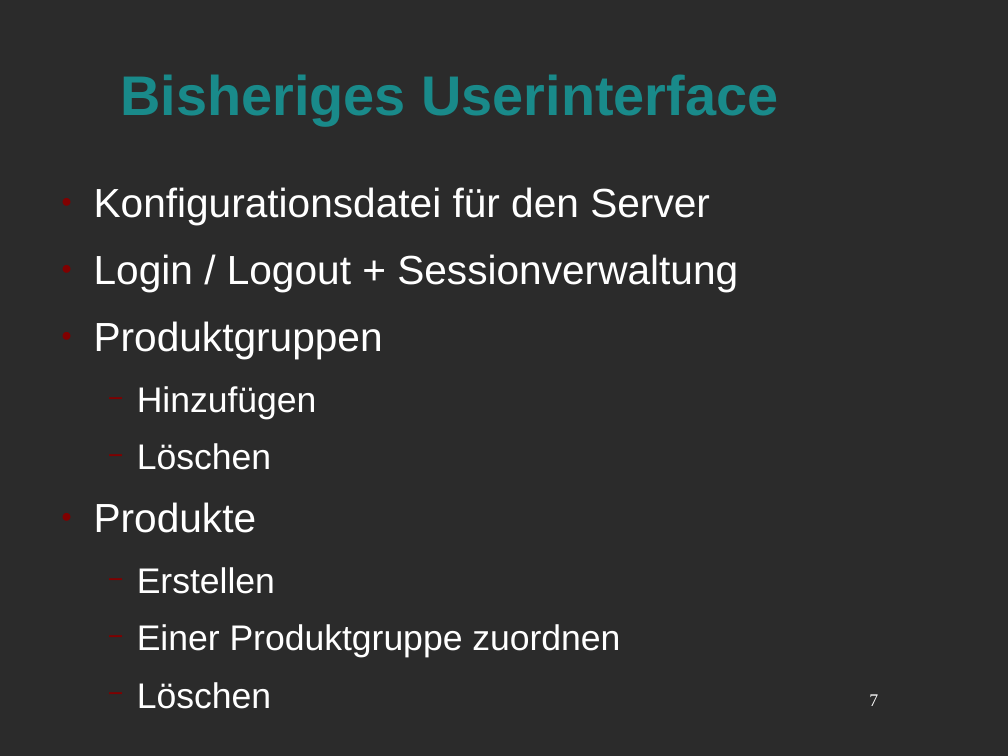
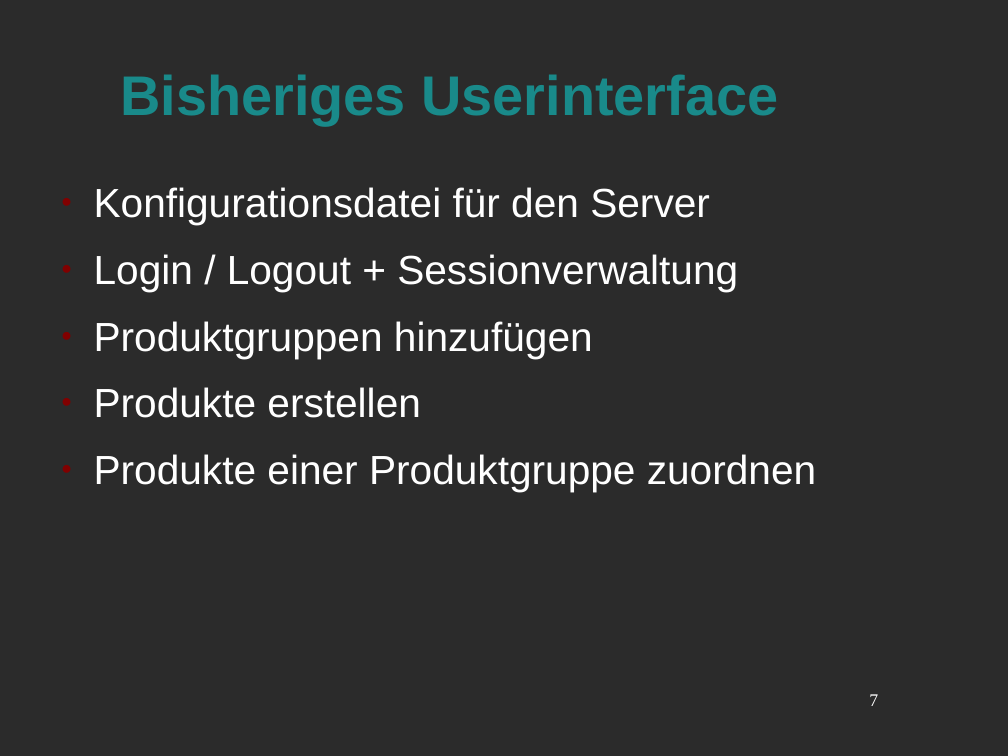
Before and after one commit to Niondir/rika-led, a slide deck: slide 7 of präsentation 2/zwischenergebisse.odp. Drawn at 1008x756 pixels with LibreOffice and Linux fonts; fonts in the diff are those of the drawing; background and template pictures are left out; a plain dark background stands for a picture behind light text. Boxes give left, top, right and bottom in pixels: in the first picture for what was removed or moved away, otherwise in the second. Text is boxed around its words. In the diff, an @@ line names an element or a change of style, - is before the commit and + after.

```diff
--- a/präsentation 2/zwischenergebisse.odp
+++ b/präsentation 2/zwischenergebisse.odp
@@ text at (94, 321, 816, 492): text changed; size 28 to 32 pt @@
-● Produktgruppen
-  − Hinzufügen
-  − Löschen
-● Produkte
-  − Erstellen
-  − Einer Produktgruppe zuordnen
-  − Löschen
+● Produktgruppen hinzufügen
+● Produkte erstellen
+● Produkte einer Produktgruppe zuordnen
```
Also in this commit, not shown: 2 other slides changed, 1 other file.
